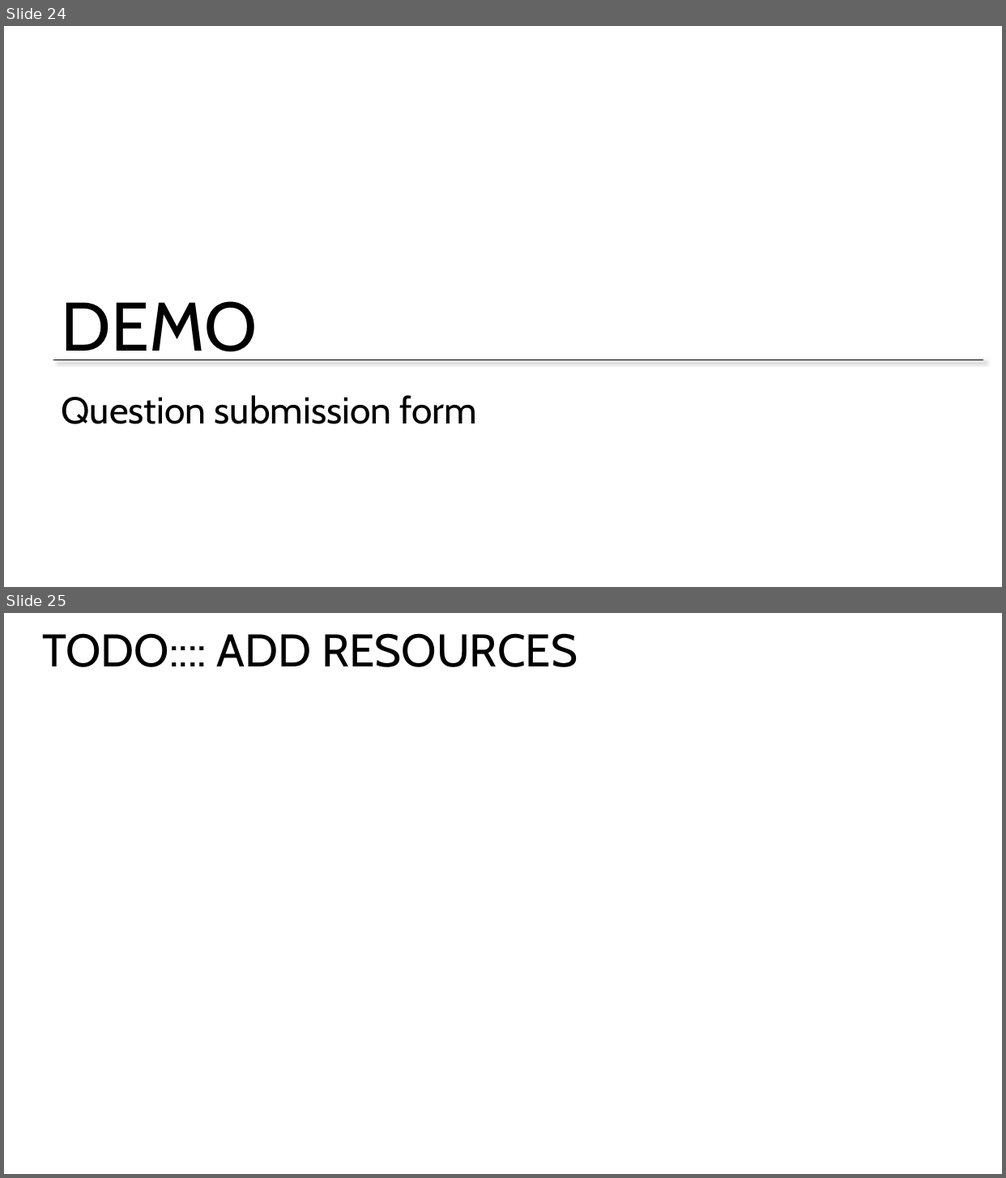
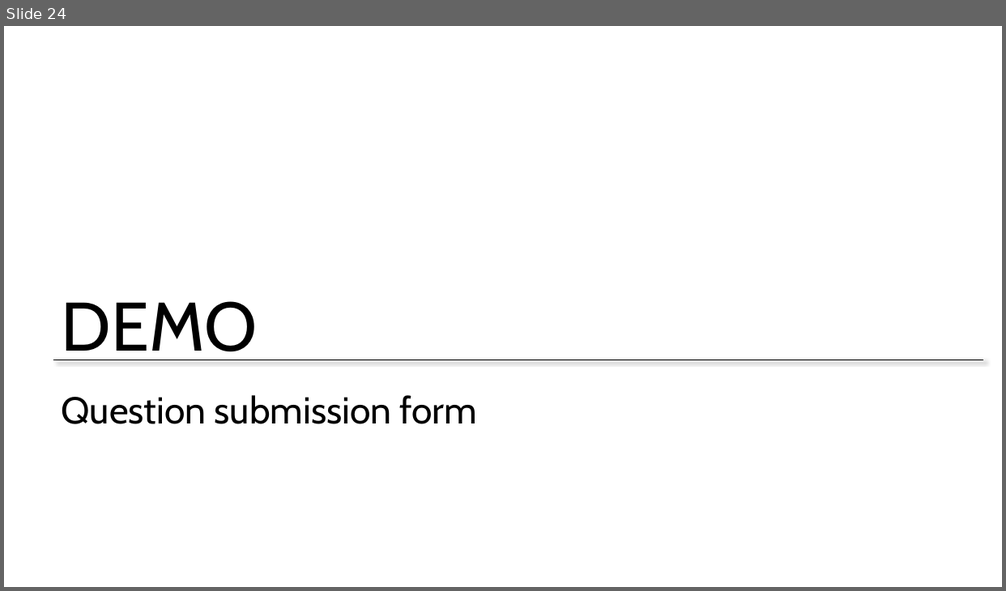
Before and after one commit to mkscala/AdvancedFlask, a slide deck: Slides/Module 6 - Introduction to Bootstrap.pptx. Shown one above the other, each under a label of ours: slides 24 and 25 before the commit, slide 24 after it. The pictures are 1006x1178 and 1006x591 pixels, drawn with LibreOffice and Linux fonts; fonts in the diff are those of the drawing; background and template pictures are left out. Boxes give left, top, right and bottom in pixels: in the first picture for what was removed or moved away, otherwise in the second. Text is boxed around its words. In the diff, an @@ line names an element or a change of style, - is before the commit and + after.

```diff
--- a/Slides/Module 6 - Introduction to Bootstrap.pptx
+++ b/Slides/Module 6 - Introduction to Bootstrap.pptx
@@ slide 25 removed at (x1=4, y1=613, x2=1002, y2=1174), background #FFFFFF @@
@@ title removed at (x1=43, y1=633, x2=577, y2=667) @@
-TODO:::: ADD RESOURCES
```
Also in this commit, not shown: 2 slides changed, 6 slides added, 1 other file.
